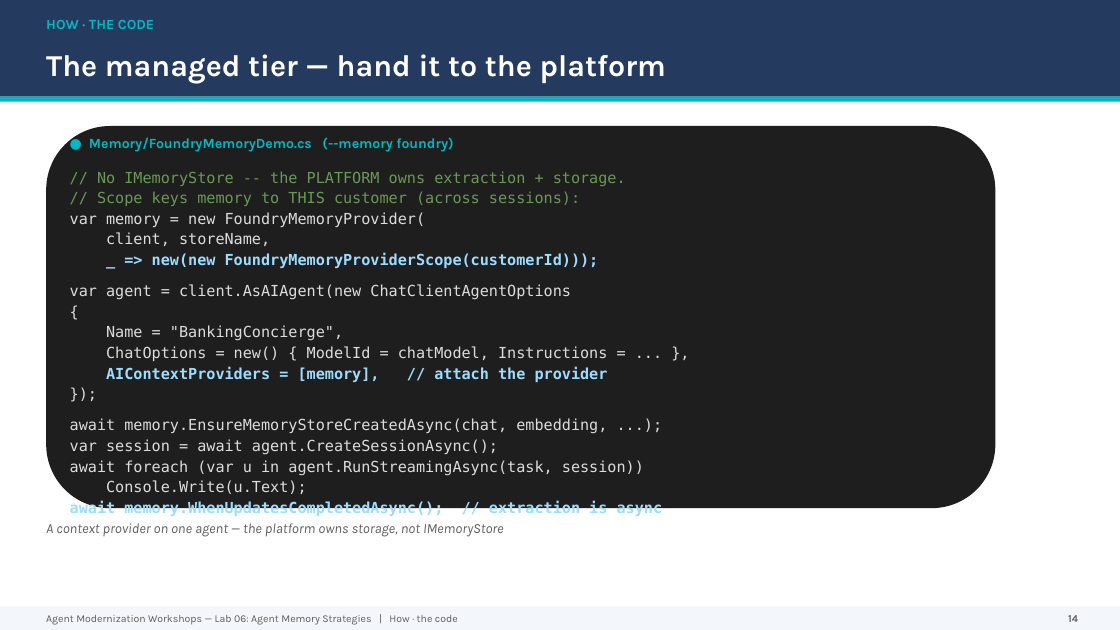
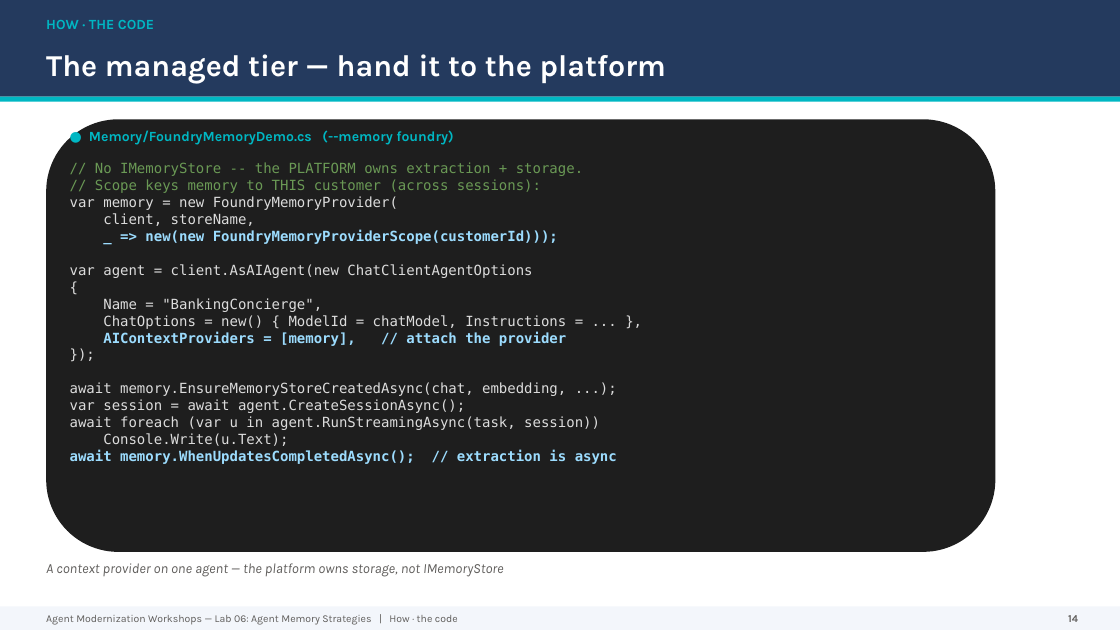
Before and after one commit to bradrlaw/agent-modernization-workshops, a slide deck: slide 14 of labs/lab06-multi-agent/presentation/Lab06-Agent-Memory-Strategies.pptx. Drawn at 1120x630 pixels with LibreOffice and Linux fonts; fonts in the diff are those of the drawing. Boxes give left, top, right and bottom in pixels: in the first picture for what was removed or moved away, otherwise in the second. Text is boxed around its words. In the diff, an @@ line names an element or a change of style, - is before the commit and + after.

```diff
--- a/labs/lab06-multi-agent/presentation/Lab06-Agent-Memory-Strategies.pptx
+++ b/labs/lab06-multi-agent/presentation/Lab06-Agent-Memory-Strategies.pptx
@@ rounded rectangle: place and size @@
-rounded rectangle at [46, 126, 996, 508]
+rounded rectangle at [46, 119, 996, 552]
@@ text "● Memory/FoundryMemoryDemo.cs (--memory foundry)": place and size @@
-text "● Memory/FoundryMemoryDemo.cs (--memory foundry)" at [89, 137, 453, 152]
+text "● Memory/FoundryMemoryDemo.cs (--memory foundry)" at [89, 130, 453, 145]
@@ text "// No IMemoryStore -- the ...": place and size @@
-text "// No IMemoryStore -- the ..." at [70, 171, 644, 494]
+text "// No IMemoryStore -- the ..." at [70, 162, 617, 464]
@@ text "// No IMemoryStore -- the ..." at [70, 162, 617, 464]: size 13 to 12 pt; line spacing 1 to 14.5pt; less space between paragraphs @@
@@ text "A context provider on one ...": place and size @@
-text "A context provider on one ..." at [46, 523, 504, 537]
+text "A context provider on one ..." at [46, 563, 504, 577]
```
Also in this commit, not shown: 2 other slides changed.
